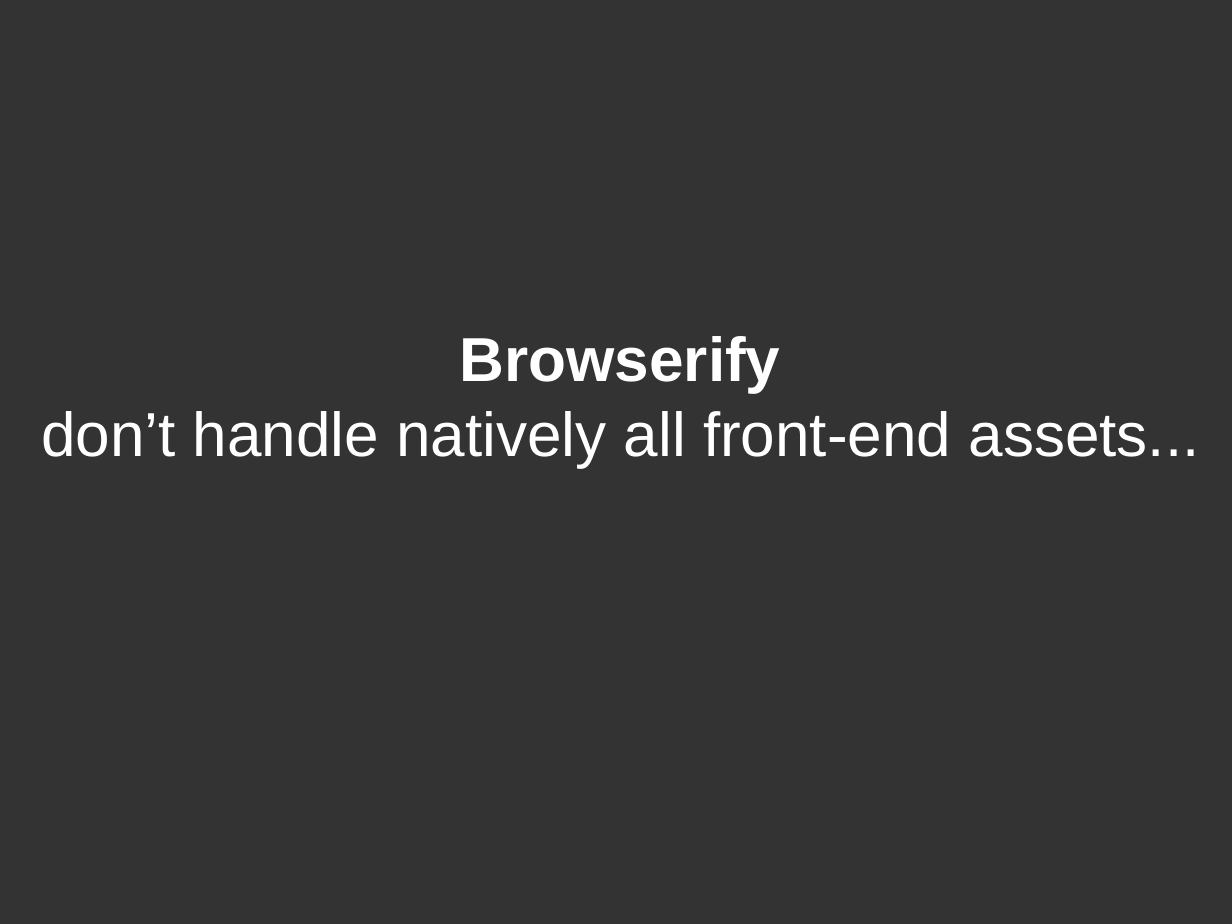
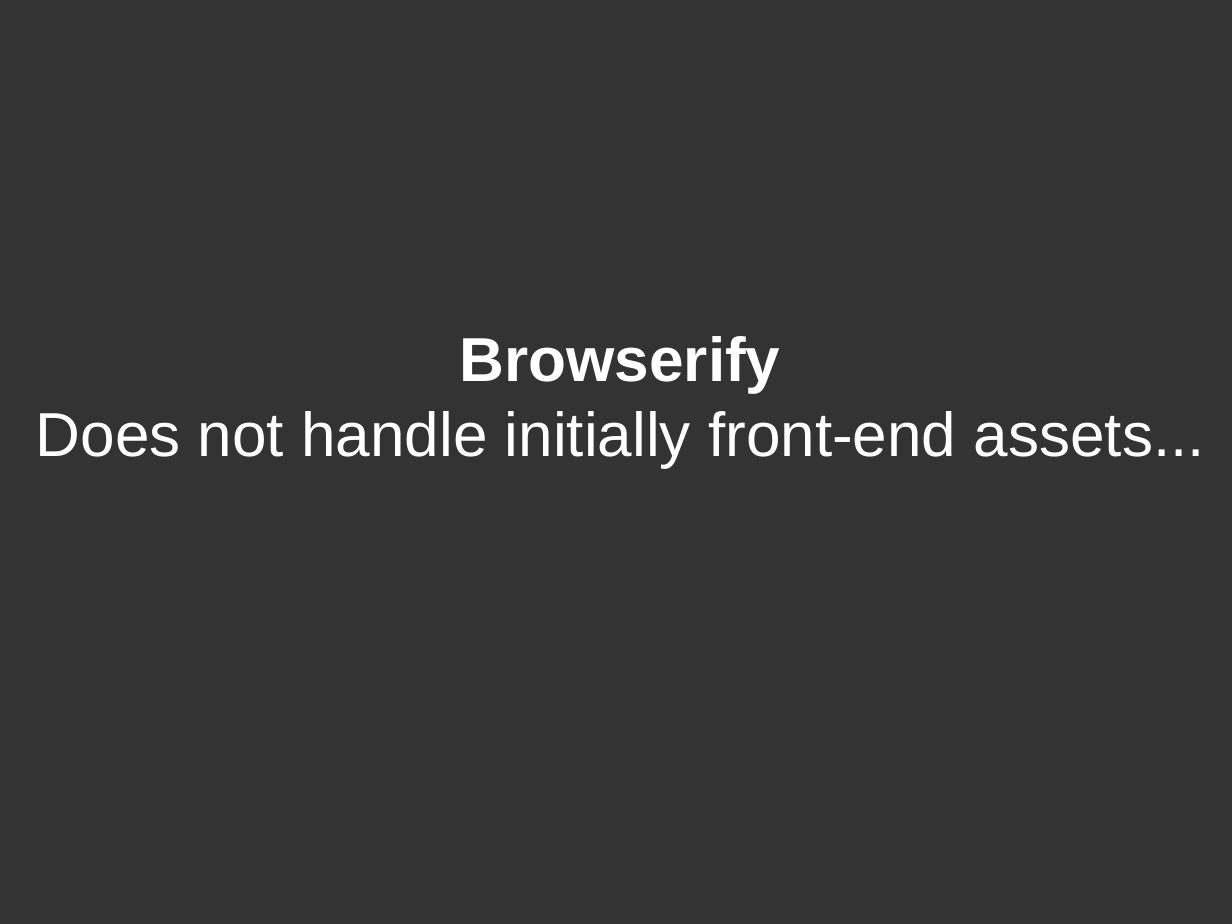
Before and after one commit to DanYellow/misc-tests, a slide deck: slide 16 of webpack-presentation-examples/webpack-presentation.odp. Drawn at 1232x924 pixels with LibreOffice and Linux fonts; fonts in the diff are those of the drawing. Boxes give left, top, right and bottom in pixels: in the first picture for what was removed or moved away, otherwise in the second. Text is boxed around its words. In the diff, an @@ line names an element or a change of style, - is before the commit and + after.

```diff
--- a/webpack-presentation-examples/webpack-presentation.odp
+++ b/webpack-presentation-examples/webpack-presentation.odp
@@ subtitle at [36,411,1205,467]: text changed @@
-don’t handle natively all front-end assets...
+Does not handle initially front-end assets...
```
Also in this commit, not shown: 5 other slides changed, 5 slides removed, 3 other files.
